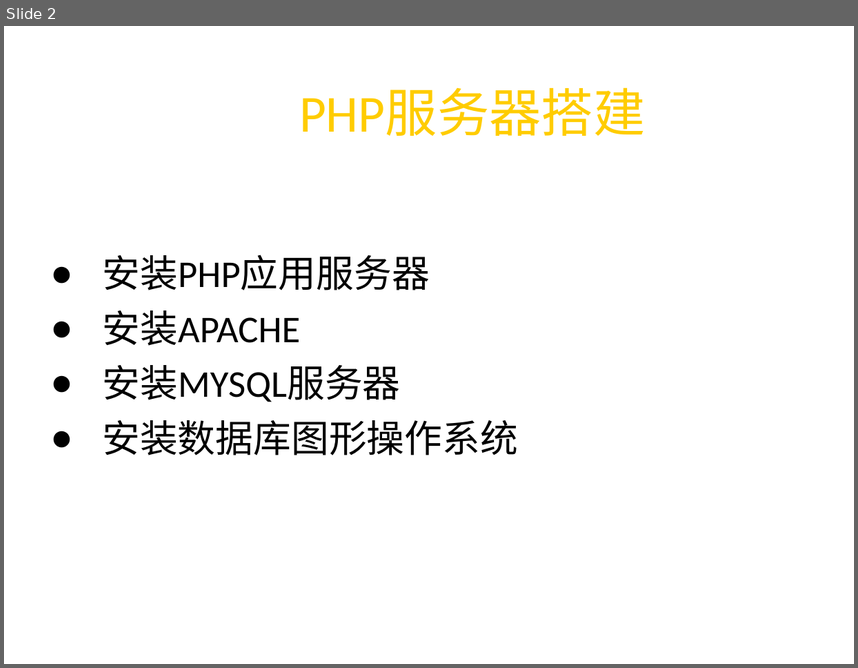
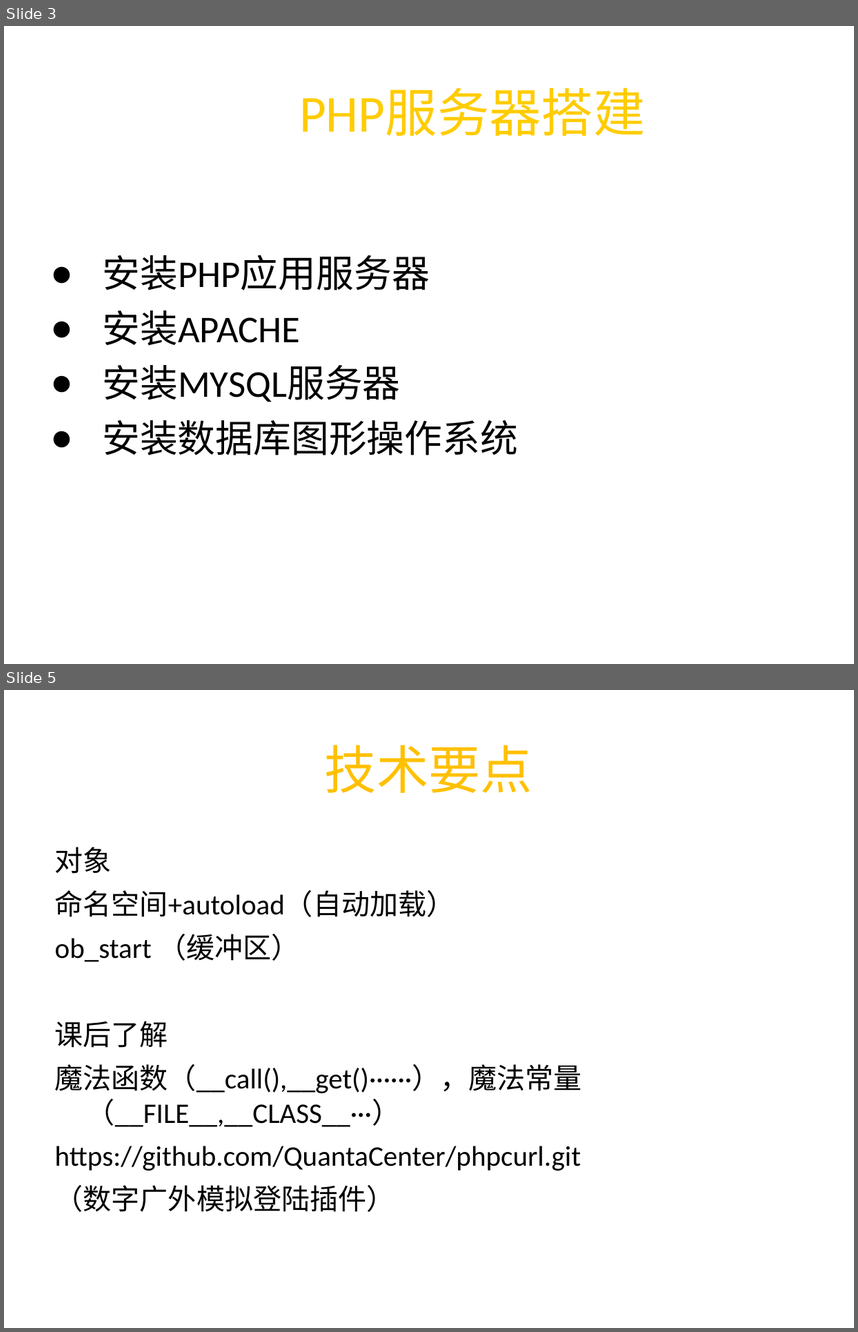
Before and after one commit to QuantaCenter/jscourse, a slide deck: lesson2/lesson2.ppt. Shown one above the other, each under a label of ours: slide 2 before the commit, slides 3 and 5 after it; the slides between them are not shown. The pictures are 858x668 and 858x1332 pixels, drawn with LibreOffice and Linux fonts; fonts in the diff are those of the drawing; background and template pictures are left out. Boxes give left, top, right and bottom in pixels: in the first picture for what was removed or moved away, otherwise in the second. Text is boxed around its words. In the diff, an @@ line names an element or a change of style, - is before the commit and + after.

```diff
--- a/lesson2/lesson2.ppt
+++ b/lesson2/lesson2.ppt
@@ slide 5 added at [4,690,854,1328], background picture (left out) @@
@@ title added at [325,745,533,793], 44 pt, text #FFC000 @@
+技术要点
@@ text added at [55,847,582,1212], 24 pt, text #000000 @@
+对象
+命名空间+autoload（自动加载）
+ob_start （缓冲区）
+课后了解
+魔法函数（__call(),__get()······），魔法常量（__FILE__,__CLASS__···）
+https://github.com/QuantaCenter/phpcurl.git
+（数字广外模拟登陆插件）
@@ what was slide 2 is now slide 3 @@
```
Also in this commit, not shown: 1 slide changed, 1 other slide added, 1 slide removed.
